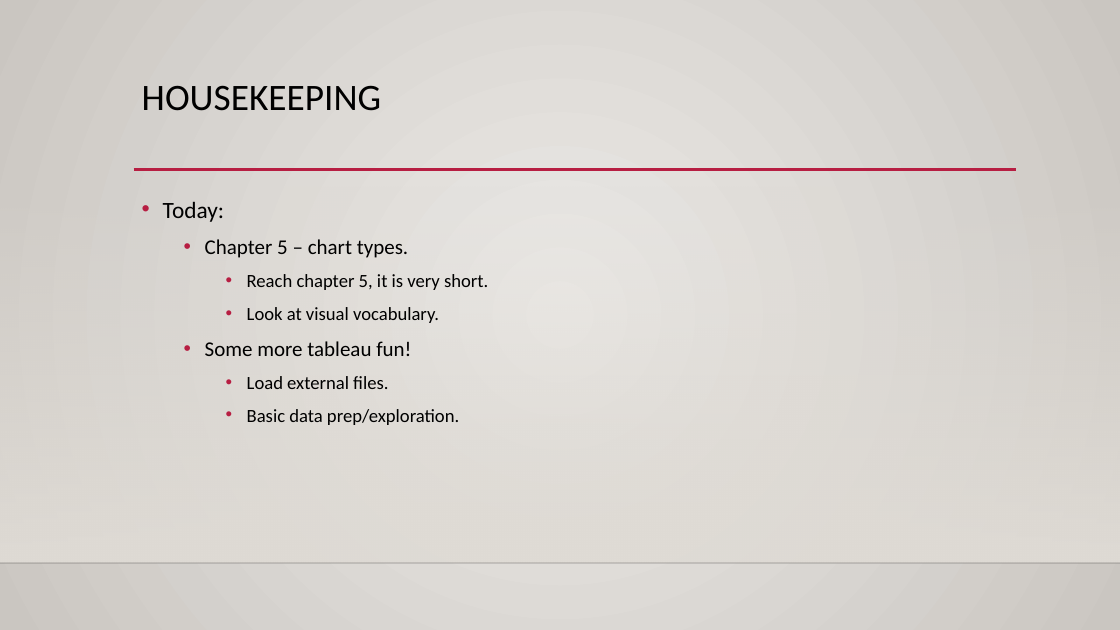
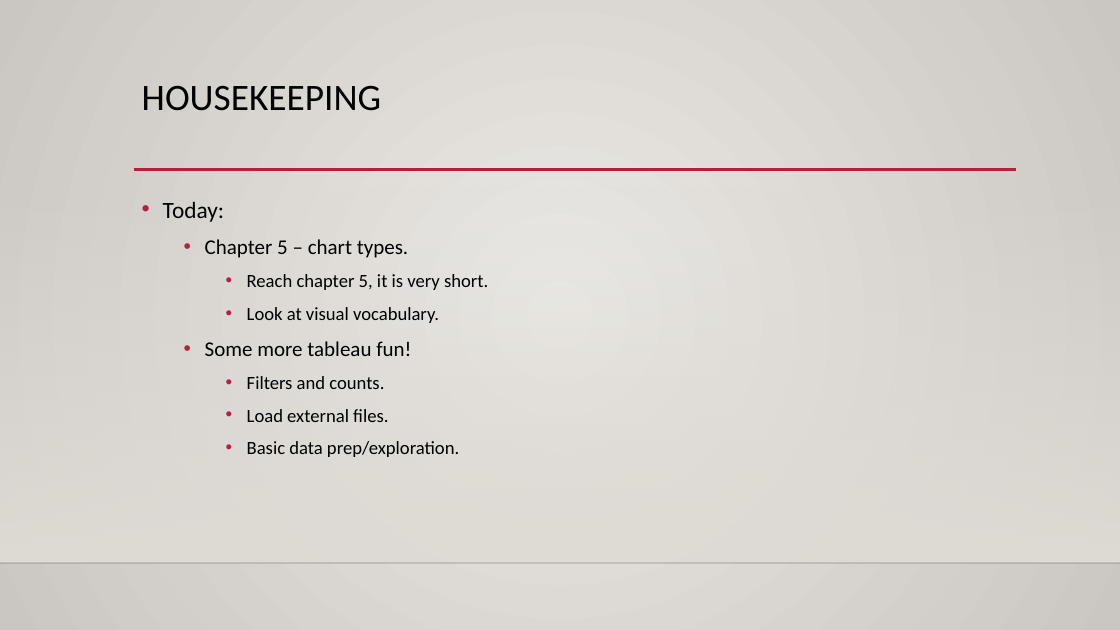
Before and after one commit to AkeemSemper/ml_datasets, a slide deck: slide 1 of slides/chapter_5.pptx (slide 2 before the commit). Drawn at 1120x630 pixels with LibreOffice and Linux fonts; fonts in the diff are those of the drawing; background and template pictures are left out. Boxes give left, top, right and bottom in pixels: in the first picture for what was removed or moved away, otherwise in the second. Text is boxed around its words. In the diff, an @@ line names an element or a change of style, - is before the commit and + after.

```diff
--- a/slides/chapter_5.pptx
+++ b/slides/chapter_5.pptx
@@ text at bbox=[247, 376, 384, 389]: paragraph added @@
+    • Filters and counts.
```
Also in this commit, not shown: 12 slides added, 1 slide removed, 2 other files.
